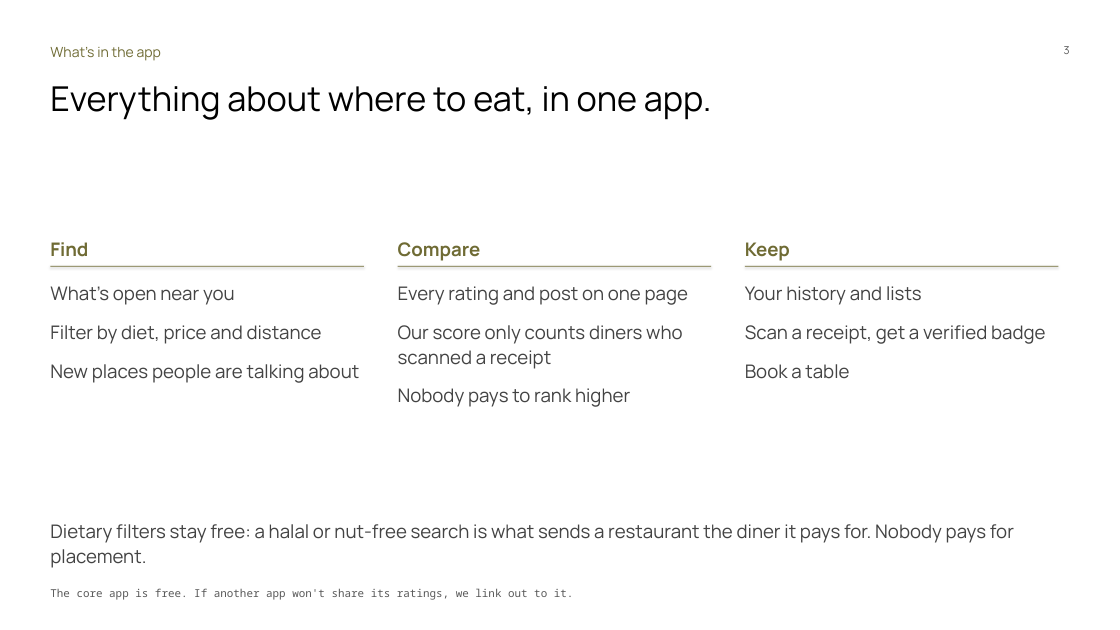
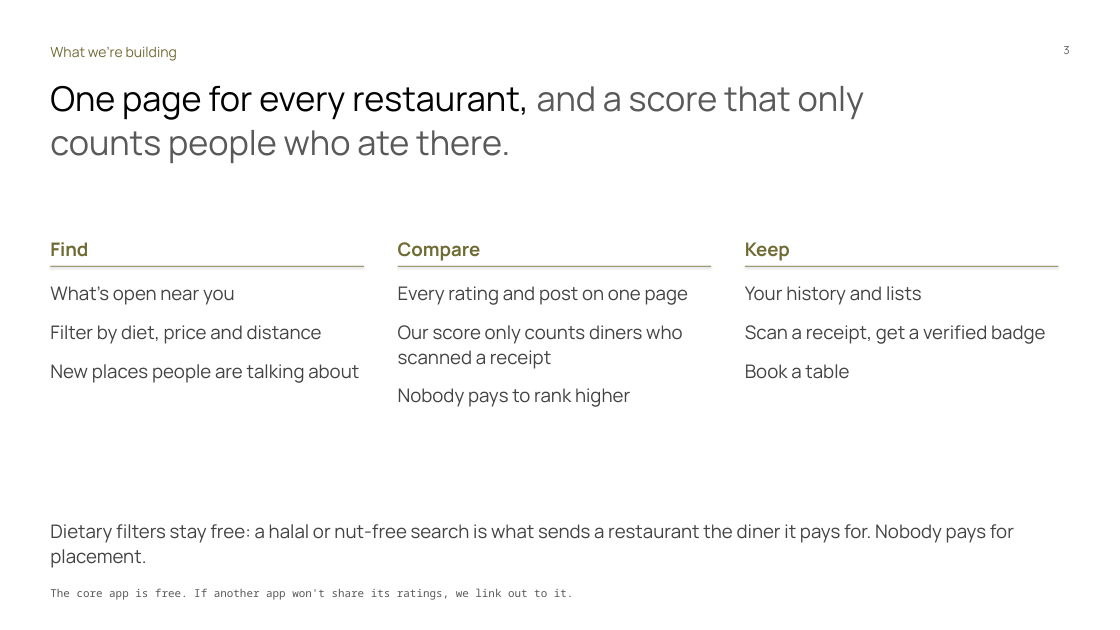
Before and after one commit to Dinguusto/Alex-s-workout-app, a slide deck: slide 3 of ENTR_4501_Gate_2_deck_readable.pptx. Drawn at 1120x630 pixels with LibreOffice and Linux fonts; fonts in the diff are those of the drawing. Boxes give left, top, right and bottom in pixels: in the first picture for what was removed or moved away, otherwise in the second. Text is boxed around its words. In the diff, an @@ line names an element or a change of style, - is before the commit and + after.

```diff
--- a/ENTR_4501_Gate_2_deck_readable.pptx
+++ b/ENTR_4501_Gate_2_deck_readable.pptx
@@ text at box(50, 47, 177, 61): text changed @@
-What's in the app
+What we’re building
@@ text at box(50, 86, 865, 163): text changed; text colour #000000 to #595959 @@
-Everything about where to eat, in one app.
+One page for every restaurant, and a score that only counts people who ate there.
```
Also in this commit, not shown: 7 other slides changed, 2 slides added.
